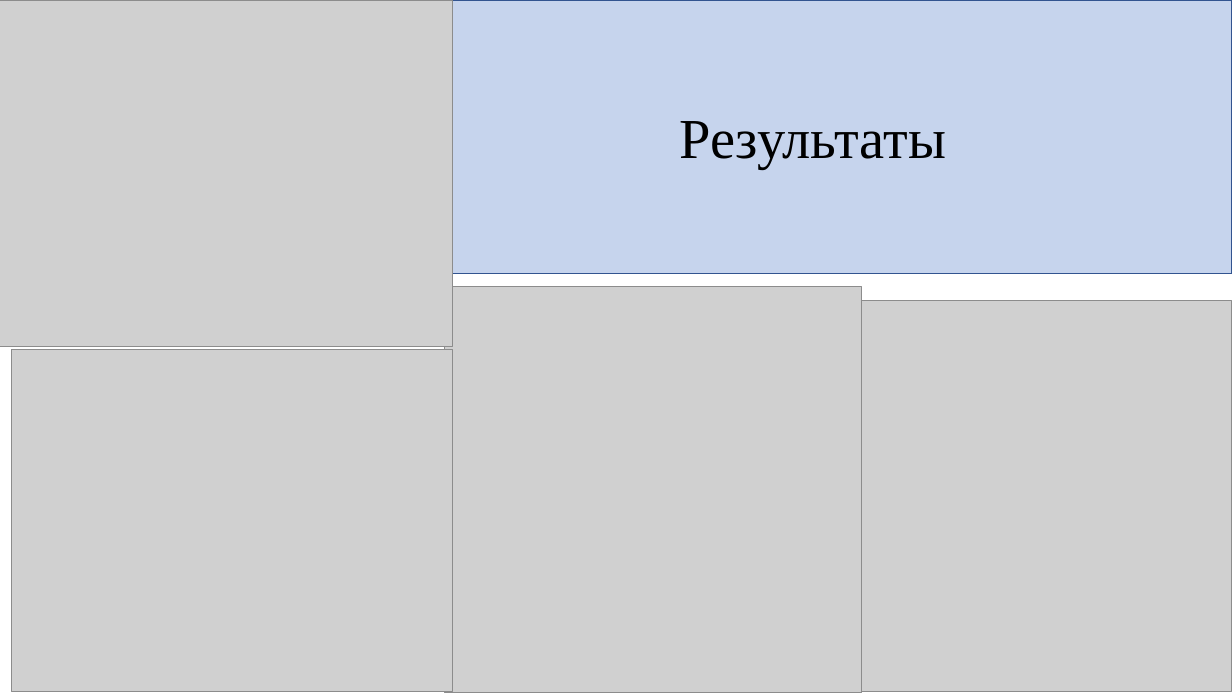
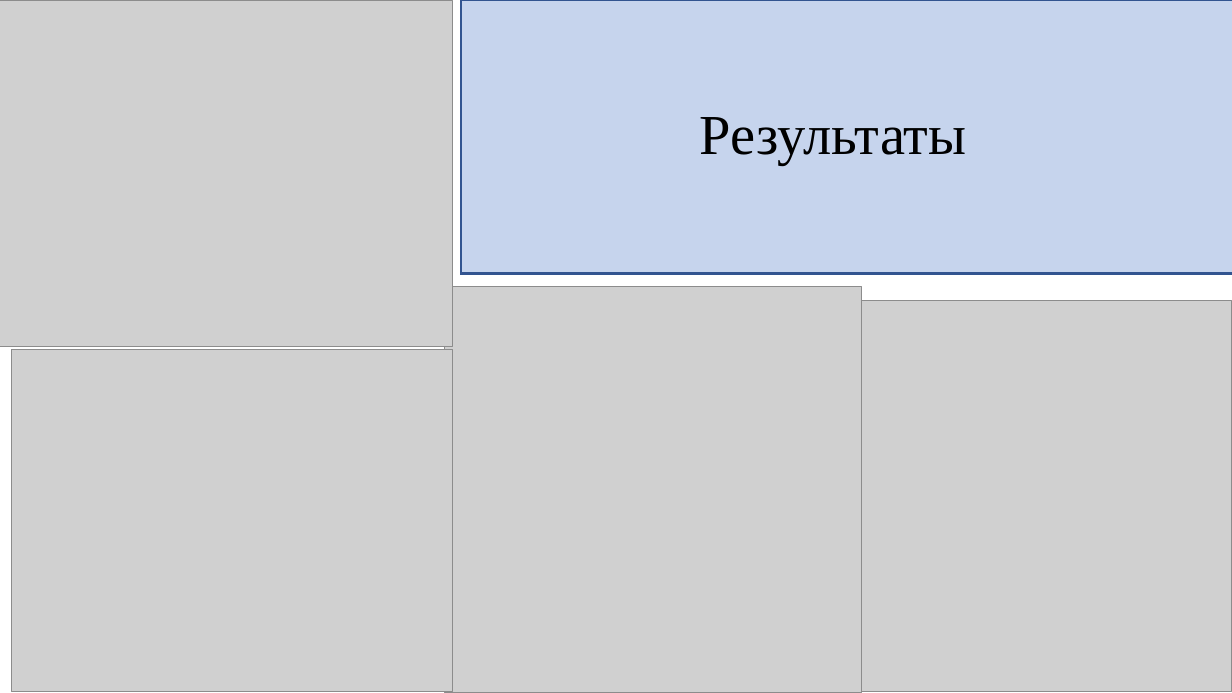
Before and after one commit to G3niy/Labs-FCAI, a slide deck: slide 5 of Curs_Presentation_GrushetskiyGA_M80-114CB-24.pptx. Drawn at 1232x693 pixels with LibreOffice and Linux fonts; fonts in the diff are those of the drawing; grey boxes stand for pictures. Boxes give left, top, right and bottom in pixels: in the first picture for what was removed or moved away, otherwise in the second. Text is boxed around its words. In the diff, an @@ line names an element or a change of style, - is before the commit and + after.

```diff
--- a/Curs_Presentation_GrushetskiyGA_M80-114CB-24.pptx
+++ b/Curs_Presentation_GrushetskiyGA_M80-114CB-24.pptx
@@ rectangle: place and size @@
-rectangle at (452, 0, 1232, 274)
+rectangle at (461, 0, 1232, 274)
@@ rectangle at (461, 0, 1232, 274): outline #325491 1 pt to #325491 2 pt @@
@@ title "Результаты": place and size @@
-title "Результаты" at (679, 121, 946, 169)
+title "Результаты" at (700, 117, 967, 166)
```
Also in this commit, not shown: 3 other slides changed.
